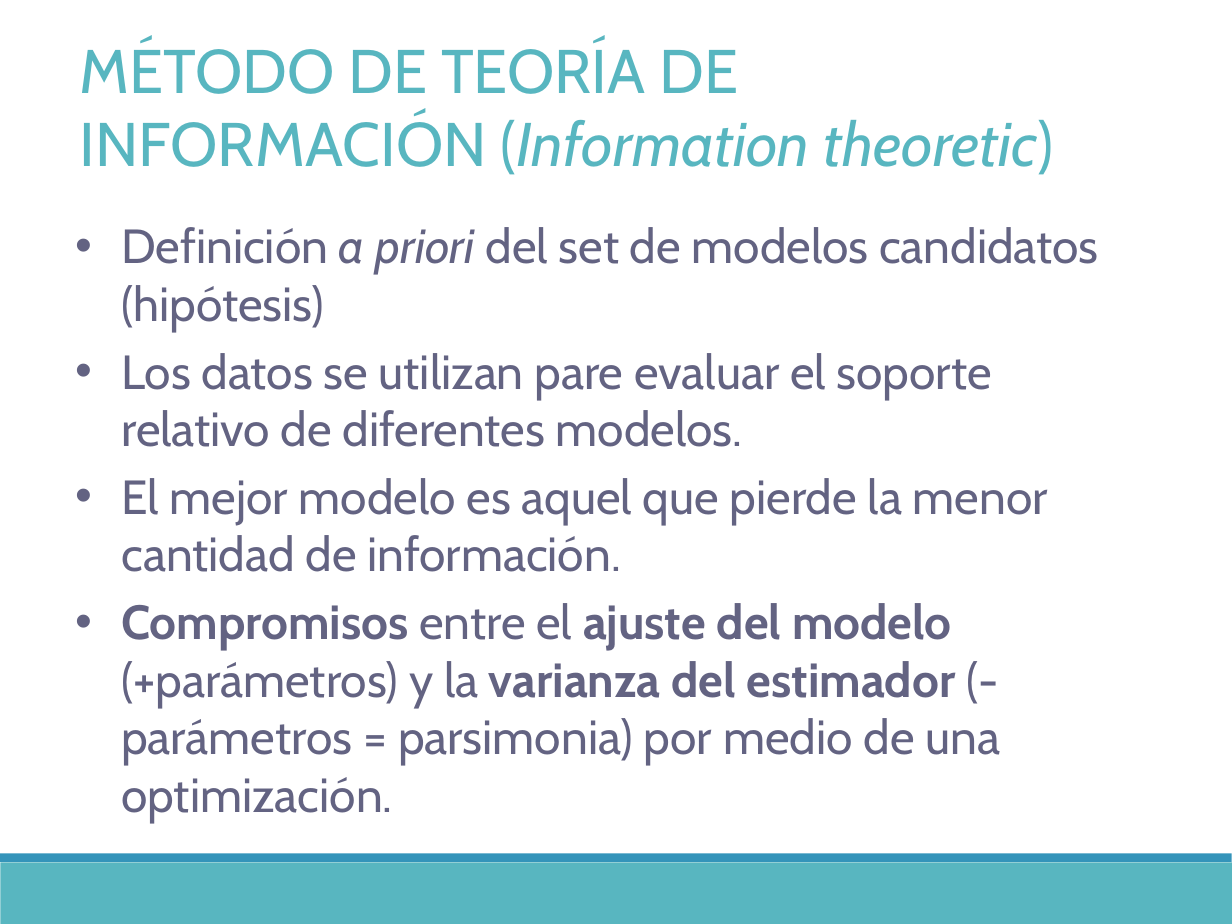
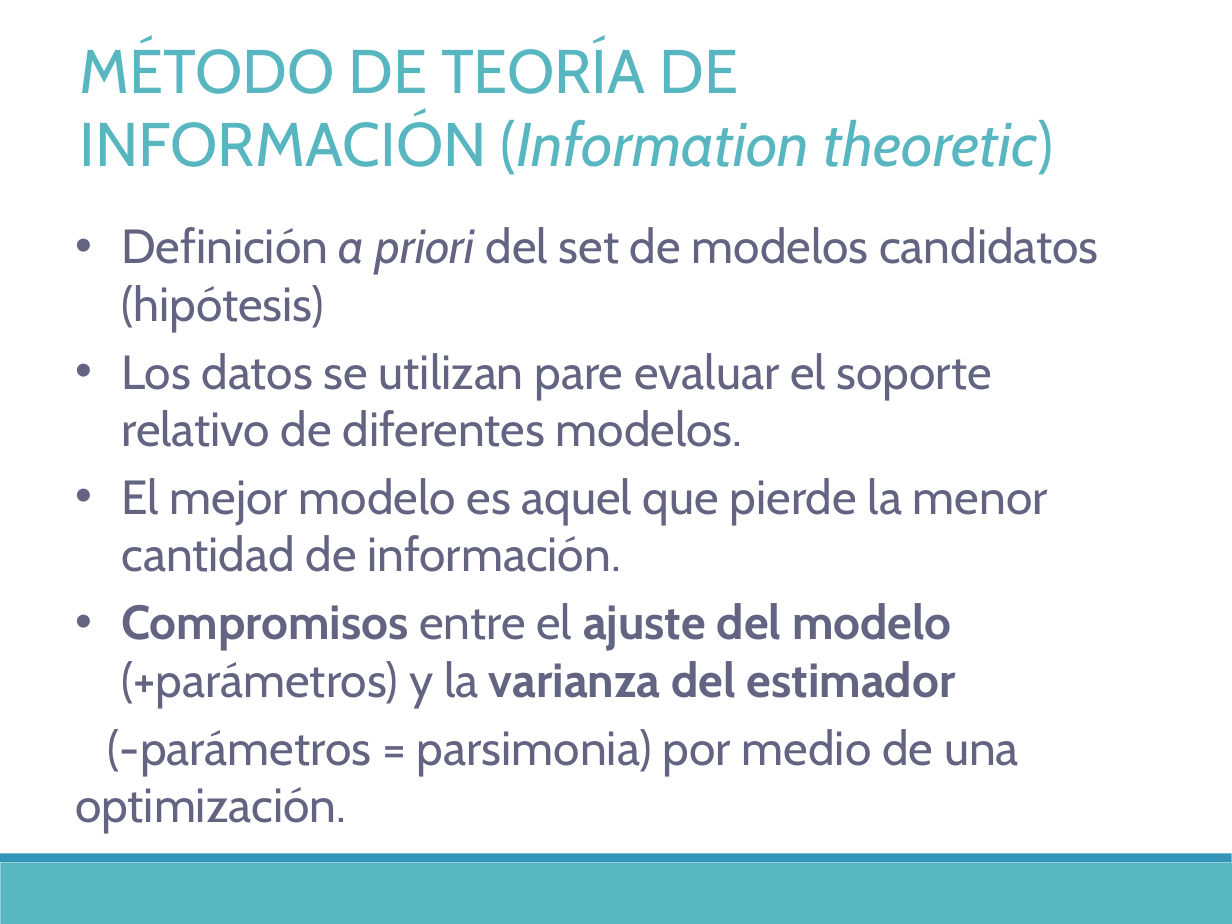
Before and after one commit to DrIgoA/Curso-Ocupacion23, a slide deck: slide 30 of ppt/Modulo 2_Occupacion2023.pptx. Drawn at 1232x924 pixels with LibreOffice and Linux fonts; fonts in the diff are those of the drawing. Boxes give left, top, right and bottom in pixels: in the first picture for what was removed or moved away, otherwise in the second. Text is boxed around its words. In the diff, an @@ line names an element or a change of style, - is before the commit and + after.

```diff
--- a/ppt/Modulo 2_Occupacion2023.pptx
+++ b/ppt/Modulo 2_Occupacion2023.pptx
@@ text at (75, 603, 1019, 833): text changed @@
-• Compromisos entre el ajuste del modelo (+parámetros) y la varianza del estimador (-parámetros = parsimonia) por medio de una optimización.
+• Compromisos entre el ajuste del modelo (+parámetros) y la varianza del estimador
+(-parámetros = parsimonia) por medio de una optimización.
```
Also in this commit, not shown: 10 other slides changed, 3 other files.
